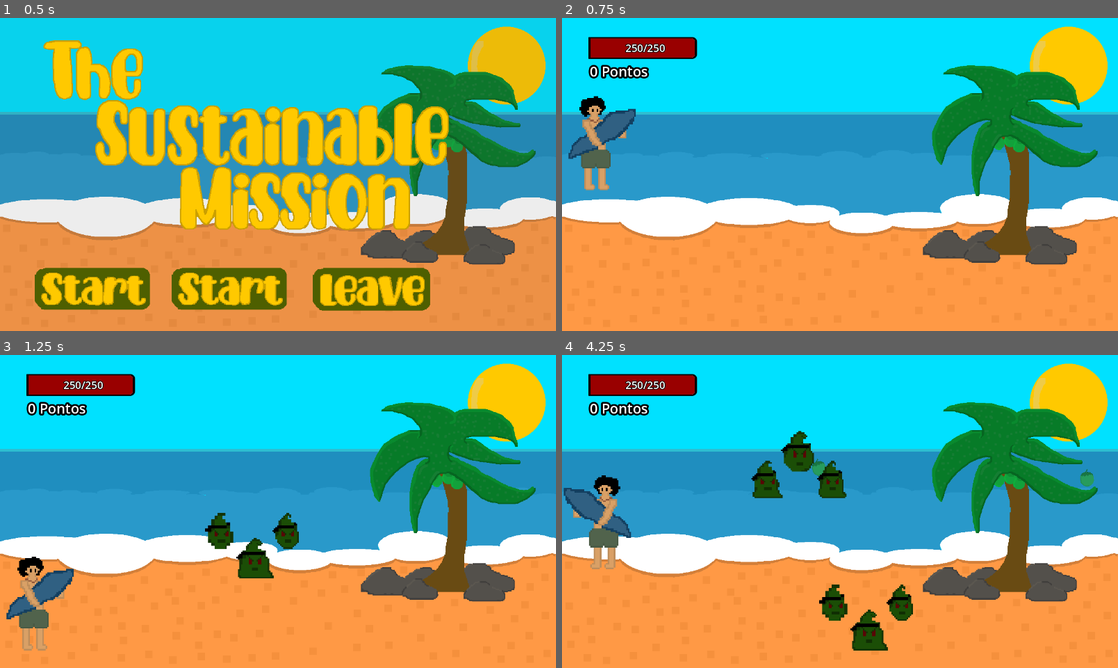
Above: before the commit, frames 1-4 (two rows, left to right).
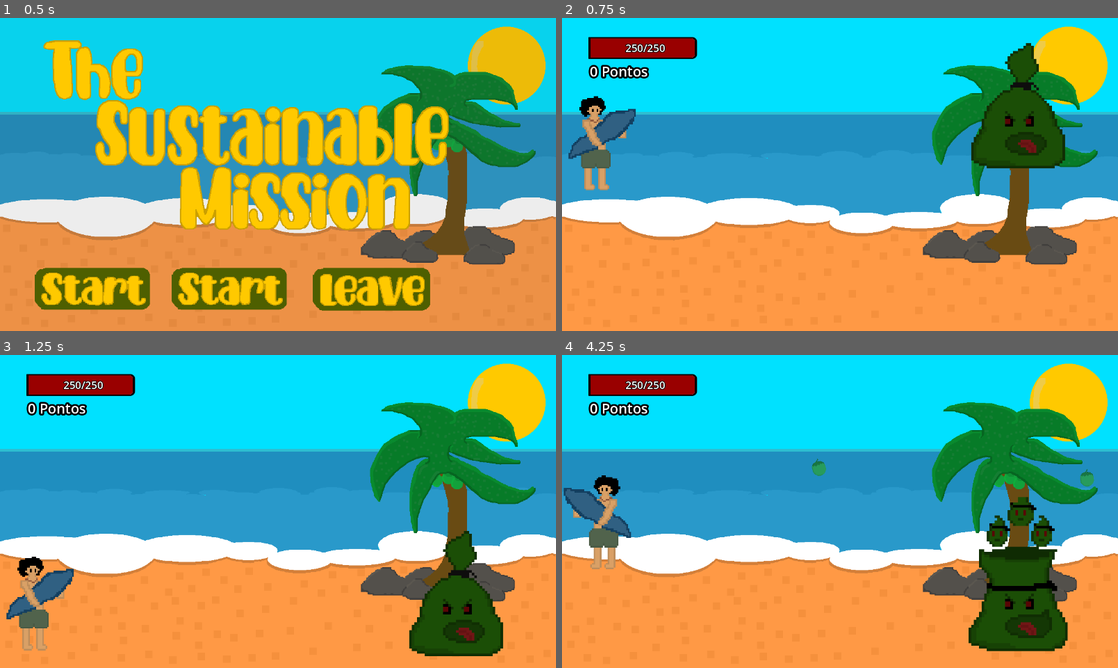
Above: after the commit, the same moments.

Repository: ppndovava/oficinades
Game: Godot game, scene res://Cenas/Main/TelaInicial.tscn
Same seed, same stepped clock (60 frames per second), same inputs: the game is played once before the commit and once after it.
Inputs (mouse positions are in pixels of both pictures, inside the frame that each line leads up to):
- Up to frame 1 (0.5 s): no input
- Up to frame 2 (0.75 s): click (656, 290) at 0.5 s
- Up to frame 3 (1.25 s): no input
- Up to frame 4 (4.25 s): tap Enter (ui_accept) at 1.25, 1.52, 2.27, 3.77 s; move the mouse to (962, 495) at 1.27 s; tap A (A) at 1.35, 2.3, 2.85, 3.8 s; click (962, 495) at 1.42 s; tap D (D) at 1.55, 2.1, 3.05, 3.6 s; move the mouse to (728, 527) at 2.02 s; click (728, 527) at 2.17 s; move the mouse to (895, 442) at 2.77 s; click (895, 442) at 2.92 s; move the mouse to (812, 574) at 3.52 s; click (812, 574) at 3.67 s

Frame 1 is identical in both runs. In frame 2, 4.0% of the frame differs, in the area x 73-91%, y 8-48%; in frame 3, 5.4%; in frame 4, 8.4%, in the area x 34-91%, y 24-95%.

Commit message:
Enemy_Base Comit
O que foi inserido?

Inimigo que gera outros inimigos (enemy_base)

Co-Authored-By: ppndovava <162369315+ppndovava@users.noreply.github.com>

Diff:
--- /dev/null
+++ b/Cenas/Inimigo/enemy_base.tscn
@@ -0,0 +1,169 @@
+[gd_scene load_steps=9 format=3 uid="uid://b5bgmg1lfiwjc"]
+
+[ext_resource type="Script" path="res://Script/Inimigo/enemy_base.gd" id="1_eyuqq"]
+[ext_resource type="Texture2D" uid="uid://nwfpuvhnibm" path="res://Assets/Enemies/Enemy_Base.png" id="1_p6ugv"]
+[ext_resource type="PackedScene" uid="uid://dyg0tocaq77o4" path="res://Cenas/Inimigo/inimigo_1.tscn" id="2_hxkce"]
+
+[sub_resource type="Animation" id="Animation_13o65"]
+resource_name = "Attack"
+length = 1.5
+tracks/0/type = "value"
+tracks/0/imported = false
+tracks/0/enabled = true
+tracks/0/path = NodePath("Texture:texture")
+tracks/0/interp = 1
+tracks/0/loop_wrap = true
+tracks/0/keys = {
+"times": PackedFloat32Array(0),
+"transitions": PackedFloat32Array(1),
+"update": 1,
+"values": [ExtResource("1_p6ugv")]
+}
+tracks/1/type = "value"
+tracks/1/imported = false
+tracks/1/enabled = true
+tracks/1/path = NodePath("Texture:hframes")
+tracks/1/interp = 1
+tracks/1/loop_wrap = true
+tracks/1/keys = {
+"times": PackedFloat32Array(0),
+"transitions": PackedFloat32Array(1),
+"update": 1,
+"values": [6]
+}
+tracks/2/type = "value"
+tracks/2/imported = false
+tracks/2/enabled = true
+tracks/2/path = NodePath("Texture:vframes")
+tracks/2/interp = 1
+tracks/2/loop_wrap = true
+tracks/2/keys = {
+"times": PackedFloat32Array(0),
+"transitions": PackedFloat32Array(1),
+"update": 1,
+"values": [1]
+}
+tracks/3/type = "value"
+tracks/3/imported = false
+tracks/3/enabled = true
+tracks/3/path = NodePath("Texture:frame")
+tracks/3/interp = 1
+tracks/3/loop_wrap = true
+tracks/3/keys = {
+"times": PackedFloat32Array(0, 0.3, 0.6, 0.9, 1.2),
+"transitions": PackedFloat32Array(1, 1, 1, 1, 1),
+"update": 1,
+"values": [1, 2, 3, 4, 5]
+}
+
+[sub_resource type="Animation" id="Animation_dt16l"]
+resource_name = "Idle"
+length = 0.3
+loop_mode = 1
+tracks/0/type = "value"
+tracks/0/imported = false
+tracks/0/enabled = true
+tracks/0/path = NodePath("Texture:texture")
+tracks/0/interp = 1
+tracks/0/loop_wrap = true
+tracks/0/keys = {
+"times": PackedFloat32Array(0),
+"transitions": PackedFloat32Array(1),
+"update": 1,
+"values": [ExtResource("1_p6ugv")]
+}
+tracks/1/type = "value"
+tracks/1/imported = false
+tracks/1/enabled = true
+tracks/1/path = NodePath("Texture:hframes")
+tracks/1/interp = 1
+tracks/1/loop_wrap = true
+tracks/1/keys = {
+"times": PackedFloat32Array(0),
+"transitions": PackedFloat32Array(1),
+"update": 1,
+"values": [6]
+}
+tracks/2/type = "value"
+tracks/2/imported = false
+tracks/2/enabled = true
+tracks/2/path = NodePath("Texture:vframes")
+tracks/2/interp = 1
+tracks/2/loop_wrap = true
+tracks/2/keys = {
+"times": PackedFloat32Array(0),
+"transitions": PackedFloat32Array(1),
+"update": 1,
+"values": [1]
+}
+tracks/3/type = "value"
+tracks/3/imported = false
+tracks/3/enabled = true
+tracks/3/path = NodePath("Texture:frame")
+tracks/3/interp = 1
+tracks/3/loop_wrap = true
+tracks/3/keys = {
+"times": PackedFloat32Array(0),
+"transitions": PackedFloat32Array(1),
+"update": 1,
+"values": [0]
+}
+
+[sub_resource type="Animation" id="Animation_klk64"]
+length = 0.001
+tracks/0/type = "value"
+tracks/0/imported = false
+tracks/0/enabled = true
+tracks/0/path = NodePath("Texture:frame")
+tracks/0/interp = 1
+tracks/0/loop_wrap = true
+tracks/0/keys = {
+"times": PackedFloat32Array(0),
+"transitions": PackedFloat32Array(1),
+"update": 1,
+"values": [1]
+}
+
+[sub_resource type="AnimationLibrary" id="AnimationLibrary_akt67"]
+_data = {
+"Attack": SubResource("Animation_13o65"),
+"Idle": SubResource("Animation_dt16l"),
+"RESET": SubResource("Animation_klk64")
+}
+
+[sub_resource type="RectangleShape2D" id="RectangleShape2D_35h07"]
+size = Vector2(30, 39)
+
+[node name="Enemy_Base" type="CharacterBody2D"]
+collision_layer = 128
+collision_mask = 7
+script = ExtResource("1_eyuqq")
+inimigo = ExtResource("2_hxkce")
+
+[node name="Texture" type="Sprite2D" parent="."]
+texture_filter = 3
+texture = ExtResource("1_p6ugv")
+hframes = 6
+frame = 1
+
+[node name="Anim" type="AnimationPlayer" parent="."]
+libraries = {
+"": SubResource("AnimationLibrary_akt67")
+}
+autoplay = "Idle"
+
+[node name="Shape" type="CollisionShape2D" parent="."]
+position = Vector2(-1, 7.5)
+shape = SubResource("RectangleShape2D_35h07")
+
+[node name="Tempo" type="Timer" parent="."]
+wait_time = 2.0
+
+[node name="Change" type="Timer" parent="."]
+wait_time = 1.5
+
+[node name="Position" type="Marker2D" parent="."]
+position = Vector2(-33, -25)
+
+[connection signal="timeout" from="Tempo" to="." method="_on_tempo_timeout"]
+[connection signal="timeout" from="Change" to="." method="_on_change_timeout"]
--- a/Cenas/Inimigo/inimigo_1.tscn
+++ b/Cenas/Inimigo/inimigo_1.tscn
@@ -114,7 +114,7 @@
 
 [node name="Inimigo" type="CharacterBody2D" groups=["Enemies"]]
 collision_layer = 2
-collision_mask = 5
+collision_mask = 133
 script = ExtResource("1_re7re")
 
 [node name="Sprite" type="Sprite2D" parent="."]
@@ -145,7 +145,7 @@
 position = Vector2(-41, 35)
 scale = Vector2(7, 7)
 target_position = Vector2(-5, 0)
-collision_mask = 5
+collision_mask = 133
 
 [node name="Hitbox" parent="." instance=ExtResource("3_08p63")]
 
--- a/Cenas/Player/level_one.tscn
+++ b/Cenas/Player/level_one.tscn
@@ -2,31 +2,19 @@
 
 [ext_resource type="Texture2D" uid="uid://jeh5qficlpg3" path="res://Assets/Cenario.png" id="1_g27xy"]
 [ext_resource type="PackedScene" uid="uid://cdd4j4eb1kav6" path="res://Cenas/Player/Player.tscn" id="2_eu5gm"]
-[ext_resource type="PackedScene" uid="uid://dyg0tocaq77o4" path="res://Cenas/Inimigo/inimigo_1.tscn" id="3_xucpn"]
 [ext_resource type="StyleBox" uid="uid://cbsj254di5wle" path="res://Recursos/Bg.tres" id="4_acdrs"]
+[ext_resource type="PackedScene" uid="uid://b5bgmg1lfiwjc" path="res://Cenas/Inimigo/enemy_base.tscn" id="5_2pkle"]
 [ext_resource type="StyleBox" uid="uid://b2q13avlneg5l" path="res://Recursos/Fill.tres" id="5_4r308"]
 
 [sub_resource type="GDScript" id="GDScript_j05lj"]
 script/source = "extends Node2D
 
 @onready var label = $Tela/Pontos
-@export var packed:PackedScene
-@onready var tempo = $Spawn
 func _physics_process(delta):
 	label.text = str(Global.pontos,\" Pontos\")
 	if Global.pontos >= 10:
 		get_tree().change_scene_to_file(\"res://Cenas/Main/Victory.tscn\")
 		Global.pontos = 0
-func spawn_enemy():
-	var pack = packed.instantiate()
-	pack.global_position = Vector2(randf_range(500,596),200)
-	pack.scale = Vector2(1.8,1.8)
-	get_parent().add_child(pack)
-	pack.add_to_group(\"Enemies\")
-
-
-func _on_spawn_timeout():
-	spawn_enemy()
 "
 
 [sub_resource type="RectangleShape2D" id="RectangleShape2D_e7ebr"]
@@ -47,7 +35,6 @@
 
 [node name="Level_one" type="Node2D"]
 script = SubResource("GDScript_j05lj")
-packed = ExtResource("3_xucpn")
 
 [node name="Sprite2D" type="Sprite2D" parent="."]
 texture = ExtResource("1_g27xy")
@@ -55,7 +42,7 @@
 
 [node name="Static" type="StaticBody2D" parent="."]
 collision_layer = 4
-collision_mask = 3
+collision_mask = 139
 
 [node name="Shape" type="CollisionShape2D" parent="Static"]
 position = Vector2(640, 18.5)
@@ -116,16 +103,8 @@
 text = "0"
 label_settings = SubResource("LabelSettings_181hi")
 
-[node name="Spawn" type="Timer" parent="."]
-wait_time = 0.2
-one_shot = true
-autostart = true
-
-[node name="Spawn2" type="Timer" parent="."]
-wait_time = 3.5
-autostart = true
-
-[connection signal="timeout" from="Spawn" to="." method="_on_spawn_timeout"]
-[connection signal="timeout" from="Spawn2" to="." method="_on_spawn_timeout"]
+[node name="Enemy_Base" parent="." instance=ExtResource("5_2pkle")]
+position = Vector2(1056, 134)
+scale = Vector2(6, 6)
 
 [editable path="Player"]
--- /dev/null
+++ b/Script/Inimigo/enemy_base.gd
@@ -0,0 +1,46 @@
+extends CharacterBody2D
+var gravity = 2500
+enum{IDLE,ATTACK}
+var state = IDLE
+@onready var anim:AnimationPlayer = $Anim
+@onready var texture:Sprite2D = $Texture
+@onready var tempo:Timer = $Tempo
+@export var inimigo:PackedScene
+func _ready():
+	tempo.start()
+func _physics_process(delta):
+	velocity.y += gravity * delta
+	match state:
+		IDLE:
+			Stopped()
+		ATTACK:
+			Atacando()
+	move_and_slide()
+func Stopped():
+	if anim.current_animation == "Attack":
+		state = ATTACK
+		anim.play("Attack")
+func Atacando():
+	if anim.current_animation == "Idle":
+		state = IDLE
+		anim.play("Idle")
+
+func Animacao_ataque():
+	if texture.frame == 5:
+		var enemy = inimigo.instantiate()
+		enemy.global_position = $Position.global_position
+		enemy.scale = Vector2(1.8,1.8)
+		get_parent().add_child(enemy)
+		enemy.add_to_group("Enemies")
+
+func _on_tempo_timeout():
+	if anim.current_animation == "Idle":
+		anim.play("Attack")
+		$Change.start()
+
+
+func _on_change_timeout():
+	if anim.current_animation == "Attack":
+		Animacao_ataque()
+		anim.play("Idle")
+		tempo.start()
Binary file added: Assets/Enemies/Enemy_Base.png
Not shown, added: Assets/Enemies/Enemy_Base.png.import
